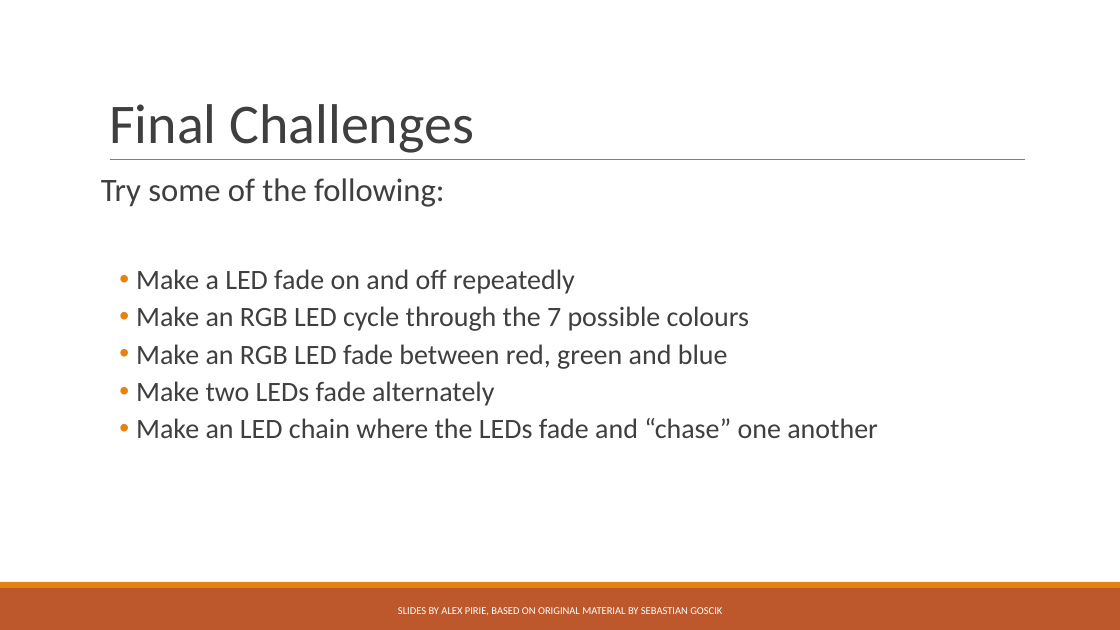
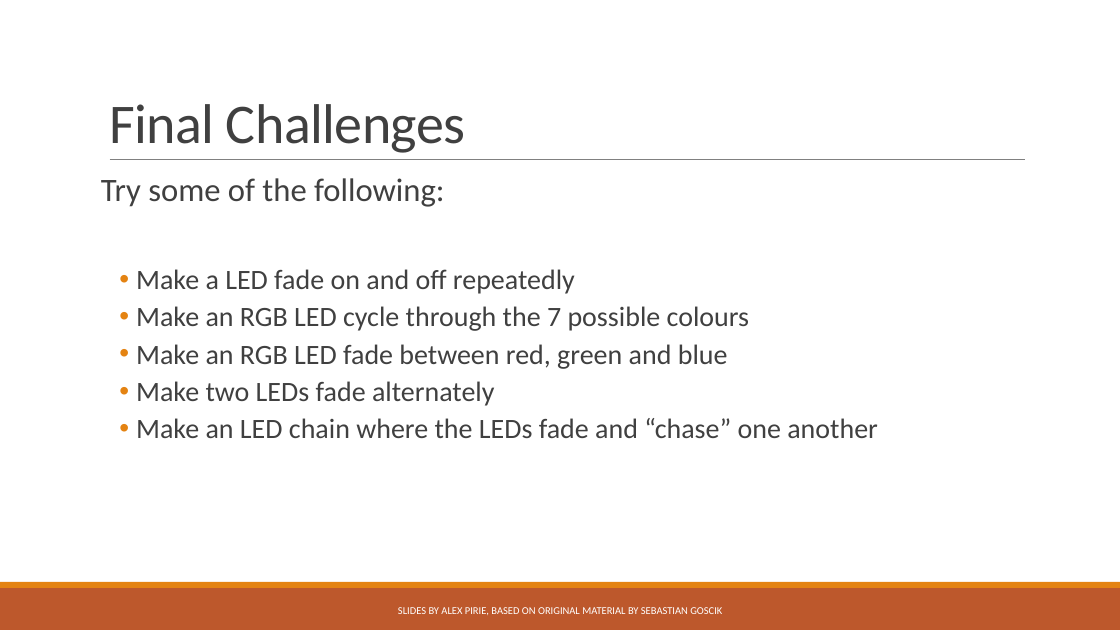
Before and after one commit to SJ-Innovation/SurreyEARS_ArduinoCourse_2018, a slide deck: slide 23 of Lecture 1 - Arduino Basics.pptx. Drawn at 1120x630 pixels with LibreOffice and Linux fonts; fonts in the diff are those of the drawing. Boxes give left, top, right and bottom in pixels: in the first picture for what was removed or moved away, otherwise in the second. Text is boxed around its words. In the diff, an @@ line names an element or a change of style, - is before the commit and + after.

```diff
--- a/Lecture 1 - Arduino Basics.pptx
+++ b/Lecture 1 - Arduino Basics.pptx
@@ title "Final Challenges" at (x1=109, y1=104, x2=465, y2=153): text colour #3F3F3F to #404040, letter spacing 0 to -0.5 pt @@
```
Also in this commit, not shown: 22 other slides changed, 9 other files.
